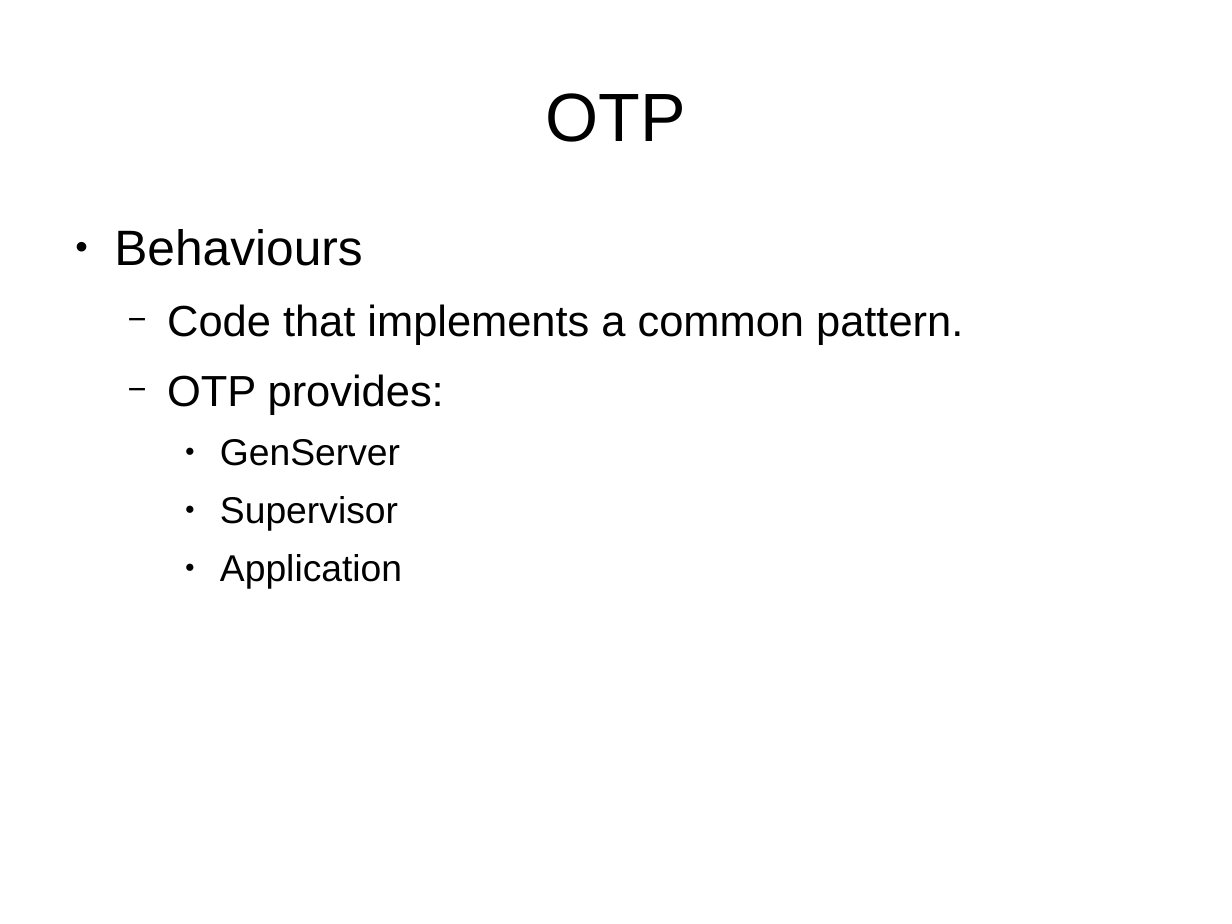
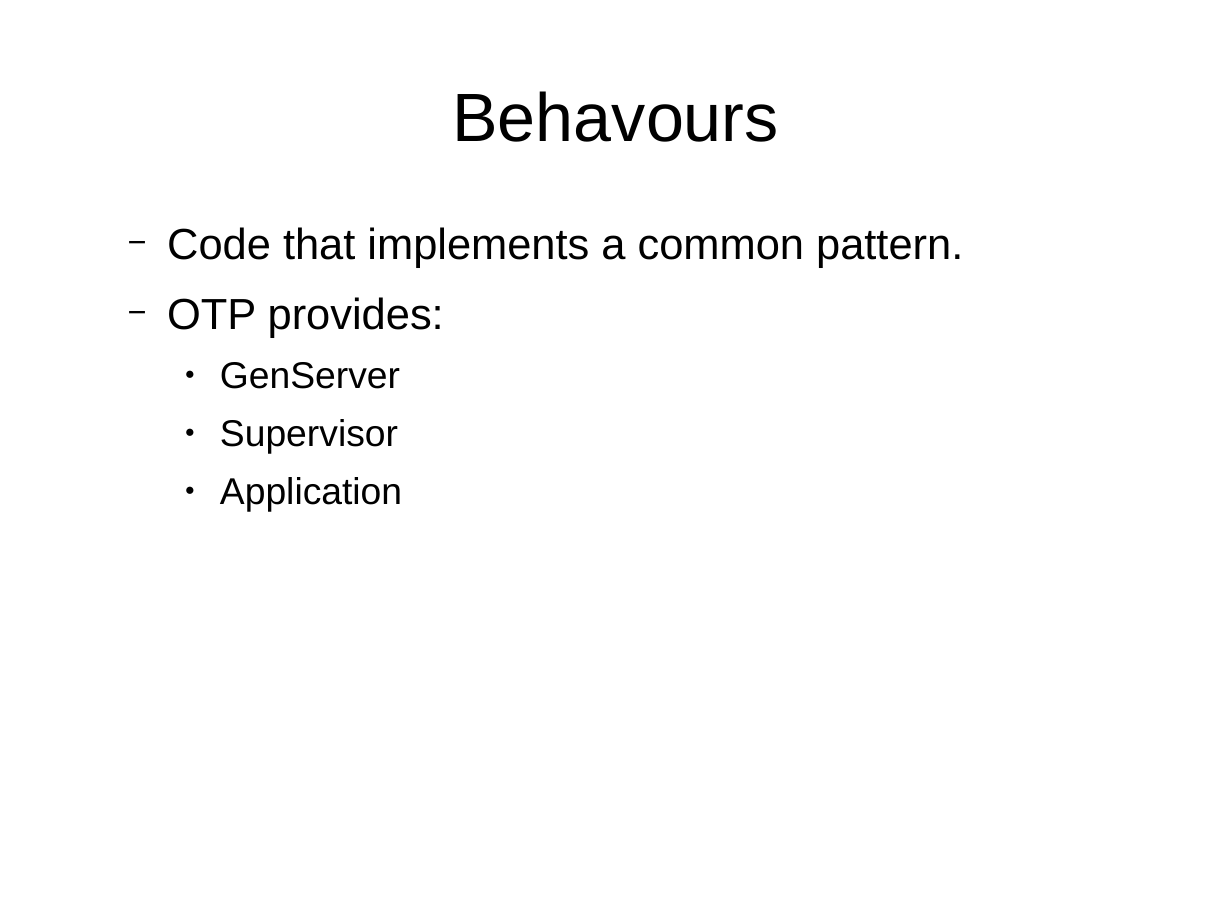
Before and after one commit to ramortegui/talks, a slide deck: slide 26 of concurrent-programming.odp. Drawn at 1232x924 pixels with LibreOffice and Linux fonts; fonts in the diff are those of the drawing. Boxes give left, top, right and bottom in pixels: in the first picture for what was removed or moved away, otherwise in the second. Text is boxed around its words. In the diff, an @@ line names an element or a change of style, - is before the commit and + after.

```diff
--- a/concurrent-programming.odp
+++ b/concurrent-programming.odp
@@ title at bbox=[453, 91, 779, 142]: text changed @@
-OTP
+Behavours
@@ text at bbox=[114, 229, 362, 266]: paragraph removed @@
-● Behaviours
```
Also in this commit, not shown: 8 other slides changed, 27 other files.
